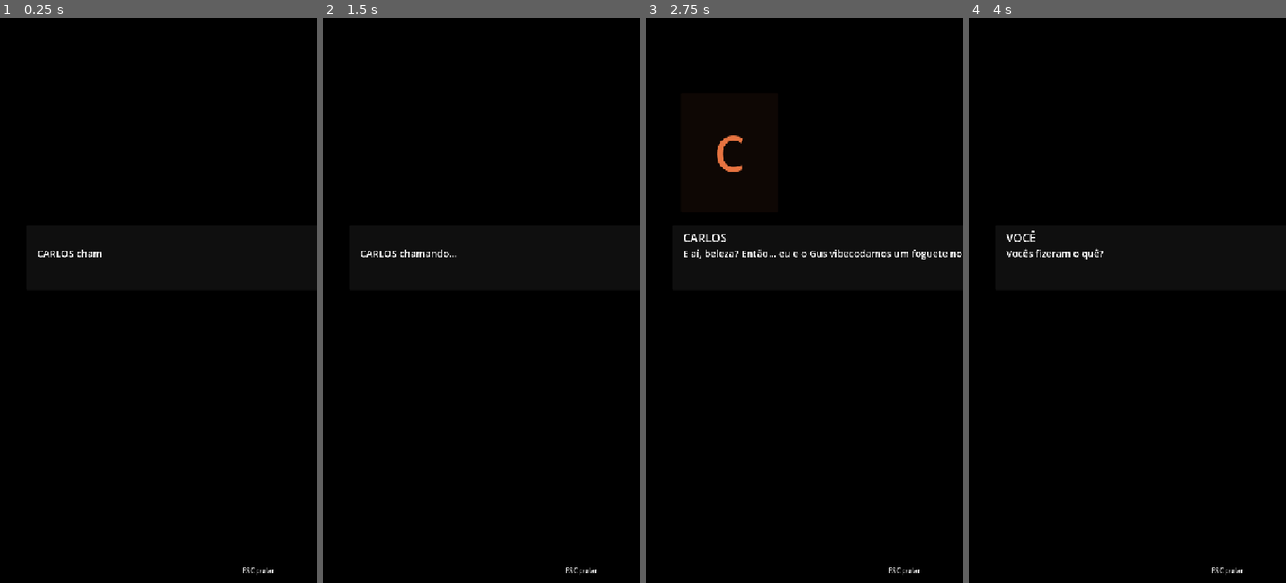
Above: before the commit, frames 1-4 (left to right).
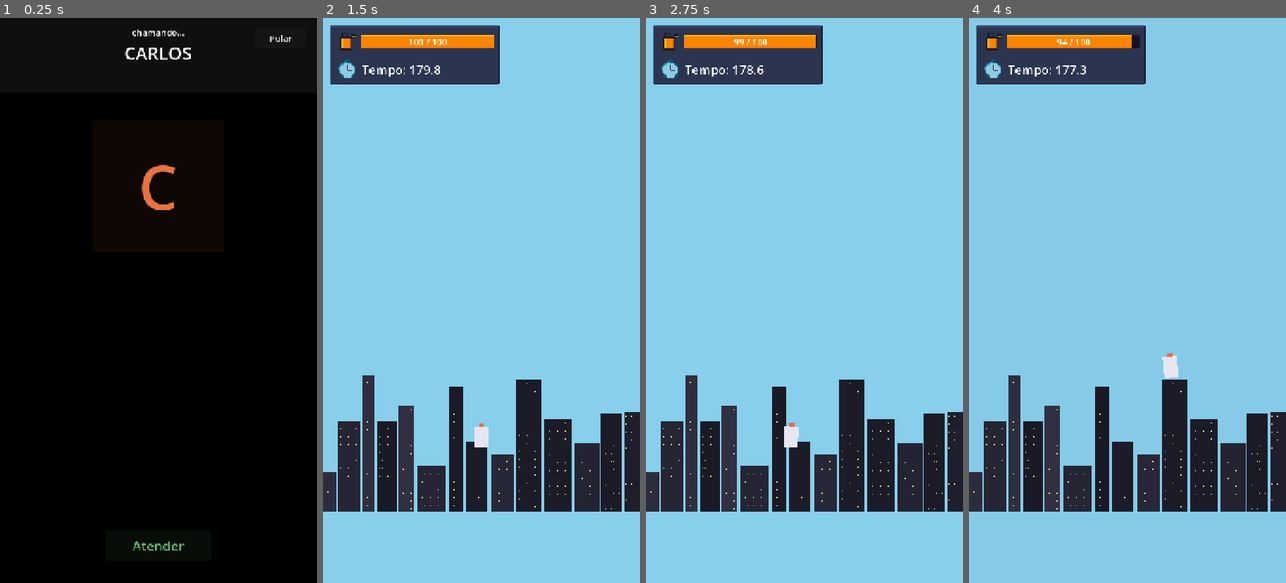
Above: after the commit, the same moments.

Repository: lucasevero/foguete-pra-lua
Game: Godot game, scene res://intro.tscn
The game is run twice, just before and just after one commit, with the same random seed, the same clock (stepped at 60 frames per second) and the same inputs.
Inputs (mouse positions are in pixels of both pictures, inside the frame that each line leads up to):
- Up to frame 1 (0.25 s): no input
- Up to frame 2 (1.5 s): click (481, 543) at 0.5 s, where only the run after the commit has a clickable "Atender"; click (605, 40) at 1.25 s, where only the run after the commit has a clickable "Pular"
- Up to frame 3 (2.75 s): tap Enter (ui_accept) at 2 s; move the mouse to (874, 272) at 2.02 s; hold Enter (ui_accept) from 2.03 s (still down); click (874, 272) at 2.17 s
- Up to frame 4 (4 s): release Enter (ui_accept) at 2.75 s; drag from (1064, 328) to (1111, 413) at 2.77 s; move the mouse to (1159, 176) at 3.52 s; hold Enter (ui_accept) from 3.53 s (still down); click (1159, 176) at 3.67 s

The runs differ from the first frame. In frame 1, 1.0% of the frame differs, in the area x 11-93%, y 2-99%; in frame 2, 100%, in the area x 0-100%, y 0-100%; in frame 3, 100%; in frame 4, 100%.

Commit message:
feat(integration): redesign CutscenePlayer for portrait mobile call-screen

Diff:
--- a/cutscene_player.gd
+++ b/cutscene_player.gd
@@ -1,8 +1,9 @@
 class_name CutscenePlayer
 extends CanvasLayer
-## Player de cutscene reutilizável e data-driven.
+## Player de cutscene reutilizável e data-driven — layout "tela de chamada" (mobile/portrait).
 ## Consome Array[CutsceneBeat] e toca em sequência. Emite `finished` no fim ou ao pular.
 ## Área: integration. Não conhece gameplay nem GameEvents — é pré-jogo/overlay genérico.
+## Input touch-first: tocar avança; botões Atender/Pular; ui_accept/ui_cancel p/ desktop.
 
 signal finished
 
@@ -22,27 +23,41 @@
 var _index: int = -1
 var _typing: bool = false
 var _tween: Tween
+var _in_call: bool = false        # true durante os beats DIALOGUE (após atender) -> timer corre
+var _call_seconds: float = 0.0
 
 @onready var _bg: ColorRect = $Background
-@onready var _p_left: Panel = $PortraitLeft
-@onready var _p_left_initial: Label = $PortraitLeft/Initial
-@onready var _p_left_art: TextureRect = $PortraitLeft/Art
-@onready var _p_right: Panel = $PortraitRight
-@onready var _p_right_initial: Label = $PortraitRight/Initial
-@onready var _p_right_art: TextureRect = $PortraitRight/Art
-@onready var _box: Panel = $DialogueBox
-@onready var _speaker: Label = $DialogueBox/SpeakerName
-@onready var _text: RichTextLabel = $DialogueBox/DialogueText
+@onready var _call_ui: Control = $CallUI
+@onready var _top_bar: Panel = $CallUI/TopBar
+@onready var _call_label: Label = $CallUI/TopBar/CallLabel
+@onready var _speaker: Label = $CallUI/TopBar/Speaker
+@onready var _call_timer: Label = $CallUI/TopBar/CallTimer
+@onready var _avatar: Panel = $CallUI/Avatar
+@onready var _avatar_initial: Label = $CallUI/Avatar/Initial
+@onready var _avatar_art: TextureRect = $CallUI/Avatar/Art
+@onready var _subtitle_box: Panel = $CallUI/SubtitleBox
+@onready var _subtitle: RichTextLabel = $CallUI/SubtitleBox/SubtitleText
+@onready var _answer_button: Button = $CallUI/AnswerButton
+@onready var _skip_button: Button = $CallUI/SkipButton
 @onready var _caption: Label = $Caption
 @onready var _audio: AudioStreamPlayer = $Audio
 
 func _ready() -> void:
+	_answer_button.pressed.connect(advance)
+	_skip_button.pressed.connect(skip)
 	if not beats.is_empty():
 		play(beats)
+
+func _process(delta: float) -> void:
+	if _in_call:
+		_call_seconds += delta
+		_call_timer.text = _format_time(_call_seconds)
 
 func play(p_beats: Array[CutsceneBeat]) -> void:
 	_beats = p_beats
 	_index = -1
+	_in_call = false
+	_call_seconds = 0.0
 	_next()
 
 func advance() -> void:
@@ -78,10 +93,6 @@
 	if beat.sfx != null:
 		_audio.stream = beat.sfx
 		_audio.play()
-	_caption.visible = false
-	_box.visible = false
-	_p_left.visible = false
-	_p_right.visible = false
 	match beat.kind:
 		CutsceneBeat.Kind.CAPTION:
 			_show_caption(beat)
@@ -91,19 +102,40 @@
 			_show_dialogue(beat)
 	_arm_auto_advance(beat)
 
+func _show_call(beat: CutsceneBeat) -> void:
+	# Tela "recebendo chamada": estruturada a partir de beat.speaker.
+	# (beat.text não é exibido aqui — o CALL é UI estruturada, não uma frase.)
+	_in_call = false
+	_call_ui.visible = true
+	_caption.visible = false
+	_top_bar.visible = true
+	_call_label.text = "chamando…"
+	_speaker.text = beat.speaker
+	_call_timer.visible = false
+	_subtitle_box.visible = false
+	_answer_button.visible = true
+	_skip_button.visible = true
+	_set_avatar(beat)
+	_typing = false
+
 func _show_dialogue(beat: CutsceneBeat) -> void:
-	_box.visible = true
+	_in_call = true
+	_call_ui.visible = true
+	_caption.visible = false
+	_top_bar.visible = true
+	_call_label.text = "chamada"
 	_speaker.text = beat.speaker
-	_show_portrait(beat)
+	_call_timer.visible = true
+	_subtitle_box.visible = true
+	_answer_button.visible = false
+	_skip_button.visible = true
+	_set_avatar(beat)
 	_start_typing(beat.text)
 
-func _show_call(beat: CutsceneBeat) -> void:
-	_box.visible = true
-	_speaker.text = ""
-	var line := beat.text if not beat.text.is_empty() else "%s chamando…" % beat.speaker
-	_start_typing(line)
-
 func _show_caption(beat: CutsceneBeat) -> void:
+	# A ligação "desligou": derruba a moldura de chamada, mostra a legenda central.
+	_in_call = false
+	_call_ui.visible = false
 	_caption.visible = true
 	_caption.text = beat.text
 	_caption.modulate.a = 0.0
@@ -111,35 +143,30 @@
 	_tween = create_tween()
 	_tween.tween_property(_caption, "modulate:a", 1.0, 0.6)
 
-func _show_portrait(beat: CutsceneBeat) -> void:
-	var use_left := beat.portrait_side == CutsceneBeat.PortraitSide.LEFT
-	var panel := _p_left if use_left else _p_right
-	var initial := _p_left_initial if use_left else _p_right_initial
-	var art := _p_left_art if use_left else _p_right_art
-	panel.visible = true
+func _set_avatar(beat: CutsceneBeat) -> void:
 	if beat.portrait != null:
-		art.texture = beat.portrait
-		art.visible = true
-		initial.visible = false
+		_avatar_art.texture = beat.portrait
+		_avatar_art.visible = true
+		_avatar_initial.visible = false
 	else:
-		art.visible = false
-		initial.visible = true
-		initial.text = beat.speaker.substr(0, 1)
-		panel.modulate = SPEAKER_COLORS.get(beat.speaker, DEFAULT_SPEAKER_COLOR)
+		_avatar_art.visible = false
+		_avatar_initial.visible = true
+		_avatar_initial.text = beat.speaker.substr(0, 1)
+		_avatar.modulate = SPEAKER_COLORS.get(beat.speaker, DEFAULT_SPEAKER_COLOR)
 
 func _start_typing(full_text: String) -> void:
-	_text.text = full_text
-	_text.visible_ratio = 0.0
+	_subtitle.text = full_text
+	_subtitle.visible_ratio = 0.0
 	_typing = true
 	var dur := maxf(0.2, float(full_text.length()) / CHARS_PER_SEC)
 	_tween = create_tween()
-	_tween.tween_property(_text, "visible_ratio", 1.0, dur)
+	_tween.tween_property(_subtitle, "visible_ratio", 1.0, dur)
 	_tween.finished.connect(func(): _typing = false)
 
 func _finish_typing() -> void:
 	if _tween and _tween.is_valid():
 		_tween.kill()
-	_text.visible_ratio = 1.0
+	_subtitle.visible_ratio = 1.0
 	_typing = false
 
 func _arm_auto_advance(beat: CutsceneBeat) -> void:
@@ -150,8 +177,13 @@
 				_next()
 		)
 
+func _format_time(seconds: float) -> String:
+	var total := int(seconds)
+	return "%d:%02d" % [total / 60, total % 60]
+
 func _cleanup() -> void:
 	if _tween and _tween.is_valid():
 		_tween.kill()
 	_index = _beats.size()
 	_typing = false
+	_in_call = false
--- a/cutscene_player.tscn
+++ b/cutscene_player.tscn
@@ -10,65 +10,97 @@
 anchor_bottom = 1.0
 color = Color(0, 0, 0, 1)
 
-[node name="PortraitLeft" type="Panel" parent="."]
-offset_left = 80.0
-offset_top = 170.0
-offset_right = 300.0
-offset_bottom = 440.0
+[node name="CallUI" type="Control" parent="."]
+anchor_right = 1.0
+anchor_bottom = 1.0
 
-[node name="Initial" type="Label" parent="PortraitLeft"]
+[node name="TopBar" type="Panel" parent="CallUI"]
+anchor_right = 1.0
+offset_bottom = 170.0
+
+[node name="CallLabel" type="Label" parent="CallUI/TopBar"]
+anchor_right = 1.0
+offset_top = 18.0
+offset_bottom = 46.0
+horizontal_alignment = 1
+theme_override_font_sizes/font_size = 20
+
+[node name="Speaker" type="Label" parent="CallUI/TopBar"]
+anchor_right = 1.0
+offset_top = 52.0
+offset_bottom = 112.0
+horizontal_alignment = 1
+theme_override_font_sizes/font_size = 40
+
+[node name="CallTimer" type="Label" parent="CallUI/TopBar"]
+anchor_right = 1.0
+offset_top = 118.0
+offset_bottom = 150.0
+horizontal_alignment = 1
+theme_override_font_sizes/font_size = 22
+
+[node name="Avatar" type="Panel" parent="CallUI"]
+anchor_left = 0.5
+anchor_right = 0.5
+offset_left = -150.0
+offset_top = 230.0
+offset_right = 150.0
+offset_bottom = 530.0
+
+[node name="Initial" type="Label" parent="CallUI/Avatar"]
 anchor_right = 1.0
 anchor_bottom = 1.0
 horizontal_alignment = 1
 vertical_alignment = 1
-theme_override_font_sizes/font_size = 110
+theme_override_font_sizes/font_size = 140
 
-[node name="Art" type="TextureRect" parent="PortraitLeft"]
+[node name="Art" type="TextureRect" parent="CallUI/Avatar"]
 visible = false
 anchor_right = 1.0
 anchor_bottom = 1.0
 expand_mode = 1
 stretch_mode = 5
 
-[node name="PortraitRight" type="Panel" parent="."]
-offset_left = 852.0
-offset_top = 170.0
-offset_right = 1072.0
-offset_bottom = 440.0
-
-[node name="Initial" type="Label" parent="PortraitRight"]
+[node name="SubtitleBox" type="Panel" parent="CallUI"]
+anchor_top = 1.0
 anchor_right = 1.0
 anchor_bottom = 1.0
-horizontal_alignment = 1
-vertical_alignment = 1
-theme_override_font_sizes/font_size = 110
+offset_left = 40.0
+offset_top = -360.0
+offset_right = -40.0
+offset_bottom = -150.0
 
-[node name="Art" type="TextureRect" parent="PortraitRight"]
-visible = false
+[node name="SubtitleText" type="RichTextLabel" parent="CallUI/SubtitleBox"]
 anchor_right = 1.0
 anchor_bottom = 1.0
-expand_mode = 1
-stretch_mode = 5
+offset_left = 24.0
+offset_top = 20.0
+offset_right = -24.0
+offset_bottom = -20.0
+theme_override_font_sizes/normal_font_size = 26
 
-[node name="DialogueBox" type="Panel" parent="."]
-offset_left = 60.0
-offset_top = 470.0
-offset_right = 1092.0
-offset_bottom = 616.0
+[node name="AnswerButton" type="Button" parent="CallUI"]
+anchor_left = 0.5
+anchor_top = 1.0
+anchor_right = 0.5
+anchor_bottom = 1.0
+offset_left = -120.0
+offset_top = -120.0
+offset_right = 120.0
+offset_bottom = -50.0
+text = "Atender"
+modulate = Color(0.45, 0.85, 0.5, 1)
+theme_override_font_sizes/font_size = 30
 
-[node name="SpeakerName" type="Label" parent="DialogueBox"]
-offset_left = 24.0
-offset_top = 10.0
-offset_right = 500.0
-offset_bottom = 44.0
-theme_override_font_sizes/font_size = 26
-
-[node name="DialogueText" type="RichTextLabel" parent="DialogueBox"]
-offset_left = 24.0
-offset_top = 48.0
-offset_right = 1008.0
-offset_bottom = 138.0
-theme_override_font_sizes/normal_font_size = 22
+[node name="SkipButton" type="Button" parent="CallUI"]
+anchor_left = 1.0
+anchor_right = 1.0
+offset_left = -140.0
+offset_top = 24.0
+offset_right = -24.0
+offset_bottom = 68.0
+text = "Pular"
+theme_override_font_sizes/font_size = 20
 
 [node name="Caption" type="Label" parent="."]
 anchor_right = 1.0
@@ -78,16 +110,4 @@
 theme_override_font_sizes/font_size = 44
 visible = false
 
-[node name="SkipHint" type="Label" parent="."]
-anchor_left = 1.0
-anchor_top = 1.0
-anchor_right = 1.0
-anchor_bottom = 1.0
-offset_left = -170.0
-offset_top = -40.0
-offset_right = -16.0
-offset_bottom = -12.0
-text = "ESC pular"
-theme_override_font_sizes/font_size = 16
-
 [node name="Audio" type="AudioStreamPlayer" parent="."]
--- a/tests/test_cutscene_player.gd
+++ b/tests/test_cutscene_player.gd
@@ -6,19 +6,18 @@
 	var ok := true
 
 	var scene: PackedScene = load("res://cutscene_player.tscn")
-	var player: CutscenePlayer = scene.instantiate()
-	get_root().add_child(player)
-	await process_frame  # deixa o _ready()/@onready do player rodar antes de usá-lo
-
-	var done := {"v": false}
-	player.finished.connect(func(): done["v"] = true)
 
 	var d1 := CutsceneBeat.make(CutsceneBeat.Kind.DIALOGUE, "CARLOS", "oi")
 	var d2 := CutsceneBeat.make(CutsceneBeat.Kind.DIALOGUE, "VOCÊ", "tchau", CutsceneBeat.PortraitSide.RIGHT)
 	var beats: Array[CutsceneBeat] = [d1, d2]
+
+	# 1) DIALOGUE: dirige advance() até finalizar
+	var player: CutscenePlayer = scene.instantiate()
+	get_root().add_child(player)
+	await process_frame  # deixa o _ready()/@onready do player rodar antes de usá-lo
+	var done := {"v": false}
+	player.finished.connect(func(): done["v"] = true)
 	player.play(beats)
-
-	# dirige advance() até finalizar (cada beat: 1 advance completa a linha, 1 avança)
 	var guard := 0
 	while not done["v"] and guard < 20:
 		player.advance()
@@ -26,7 +25,7 @@
 	ok = _check(done["v"], "finished deveria disparar ao fim dos beats") and ok
 	ok = _check(guard < 20, "não deve precisar de 20 advances (loop travado?)") and ok
 
-	# skip() finaliza imediatamente
+	# 2) skip() finaliza imediatamente
 	var player2: CutscenePlayer = scene.instantiate()
 	get_root().add_child(player2)
 	await process_frame  # deixa o _ready()/@onready do player rodar antes de usá-lo
@@ -36,24 +35,47 @@
 	player2.skip()
 	ok = _check(done2["v"], "skip() deveria disparar finished") and ok
 
-	# CALL + CAPTION: cobre os dois outros caminhos de render (chamada e legenda)
+	# 3) CALL + CAPTION: cobre os dois outros caminhos de render (chamada e legenda)
+	var caption_beats: Array[CutsceneBeat] = [
+		CutsceneBeat.make(CutsceneBeat.Kind.CALL, "CARLOS", "CARLOS chamando…"),
+		CutsceneBeat.make(CutsceneBeat.Kind.CAPTION, "", "Missão de resgate iniciada."),
+	]
 	var player3: CutscenePlayer = scene.instantiate()
 	get_root().add_child(player3)
 	await process_frame  # deixa o _ready()/@onready do player rodar antes de usá-lo
 	var done3 := {"v": false}
 	player3.finished.connect(func(): done3["v"] = true)
-	var caption_beats: Array[CutsceneBeat] = [
-		CutsceneBeat.make(CutsceneBeat.Kind.CALL, "CARLOS", "CARLOS chamando…"),
-		CutsceneBeat.make(CutsceneBeat.Kind.CAPTION, "", "Missão de resgate iniciada."),
-	]
 	player3.play(caption_beats)
-
 	var guard3 := 0
 	while not done3["v"] and guard3 < 20:
 		player3.advance()
 		guard3 += 1
 	ok = _check(done3["v"], "finished deveria disparar ao fim dos beats CALL/CAPTION") and ok
 	ok = _check(guard3 < 20, "não deve precisar de 20 advances no CALL/CAPTION (loop travado?)") and ok
+
+	# 4) SkipButton.pressed -> skip() -> finished
+	var player4: CutscenePlayer = scene.instantiate()
+	get_root().add_child(player4)
+	await process_frame  # deixa o _ready()/@onready do player rodar antes de usá-lo
+	var done4 := {"v": false}
+	player4.finished.connect(func(): done4["v"] = true)
+	player4.play(beats)
+	(player4.get_node("CallUI/SkipButton") as Button).pressed.emit()
+	ok = _check(done4["v"], "SkipButton deveria disparar skip()->finished") and ok
+
+	# 5) AnswerButton.pressed -> advance() a partir do CALL, depois dirige até o fim
+	var player5: CutscenePlayer = scene.instantiate()
+	get_root().add_child(player5)
+	await process_frame  # deixa o _ready()/@onready do player rodar antes de usá-lo
+	var done5 := {"v": false}
+	player5.finished.connect(func(): done5["v"] = true)
+	player5.play(caption_beats)
+	(player5.get_node("CallUI/AnswerButton") as Button).pressed.emit()
+	var guard5 := 0
+	while not done5["v"] and guard5 < 20:
+		player5.advance()
+		guard5 += 1
+	ok = _check(done5["v"], "AnswerButton deveria avançar a partir do CALL") and ok
 
 	if ok:
 		print("TEST_OK test_cutscene_player")
